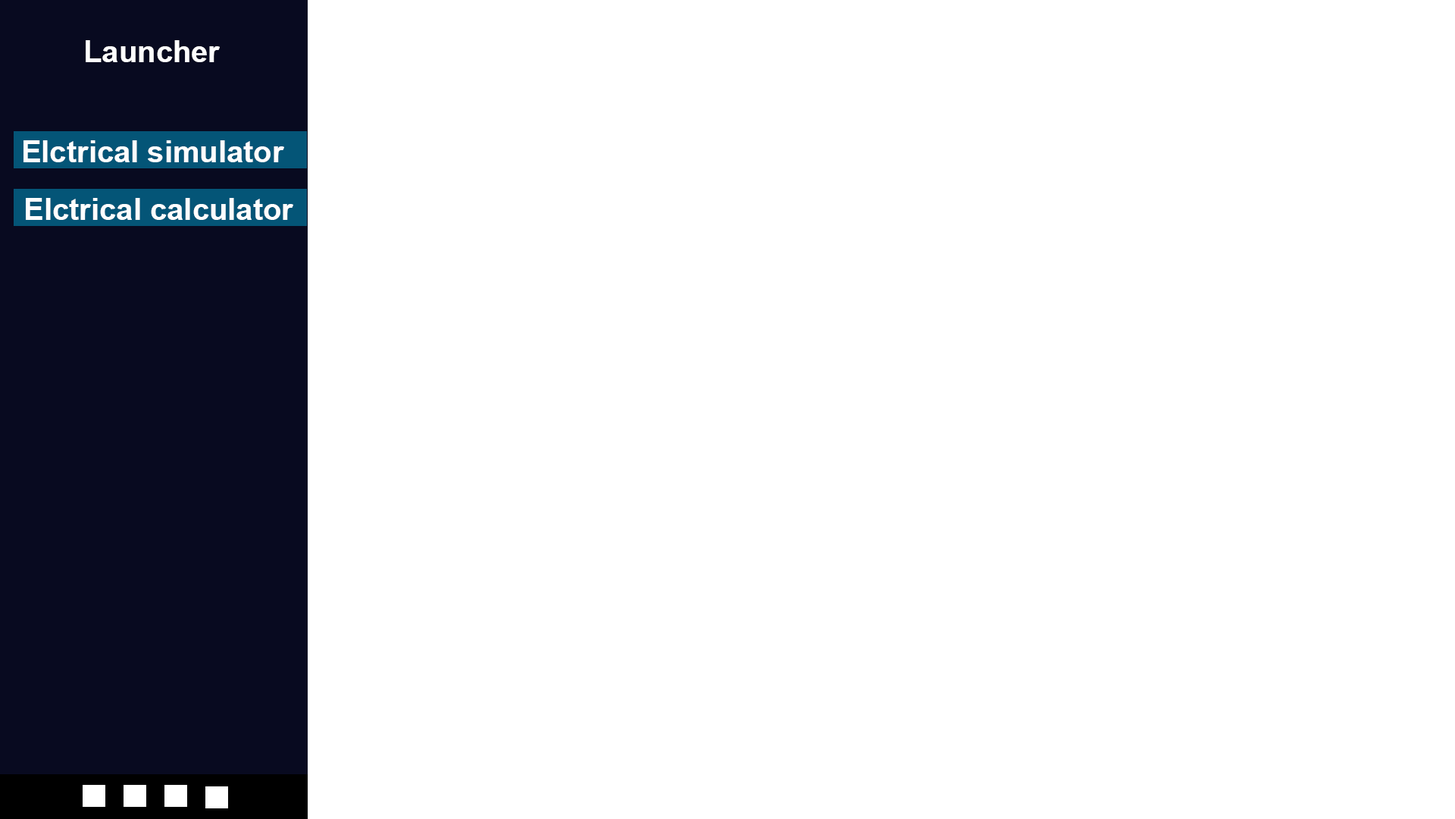
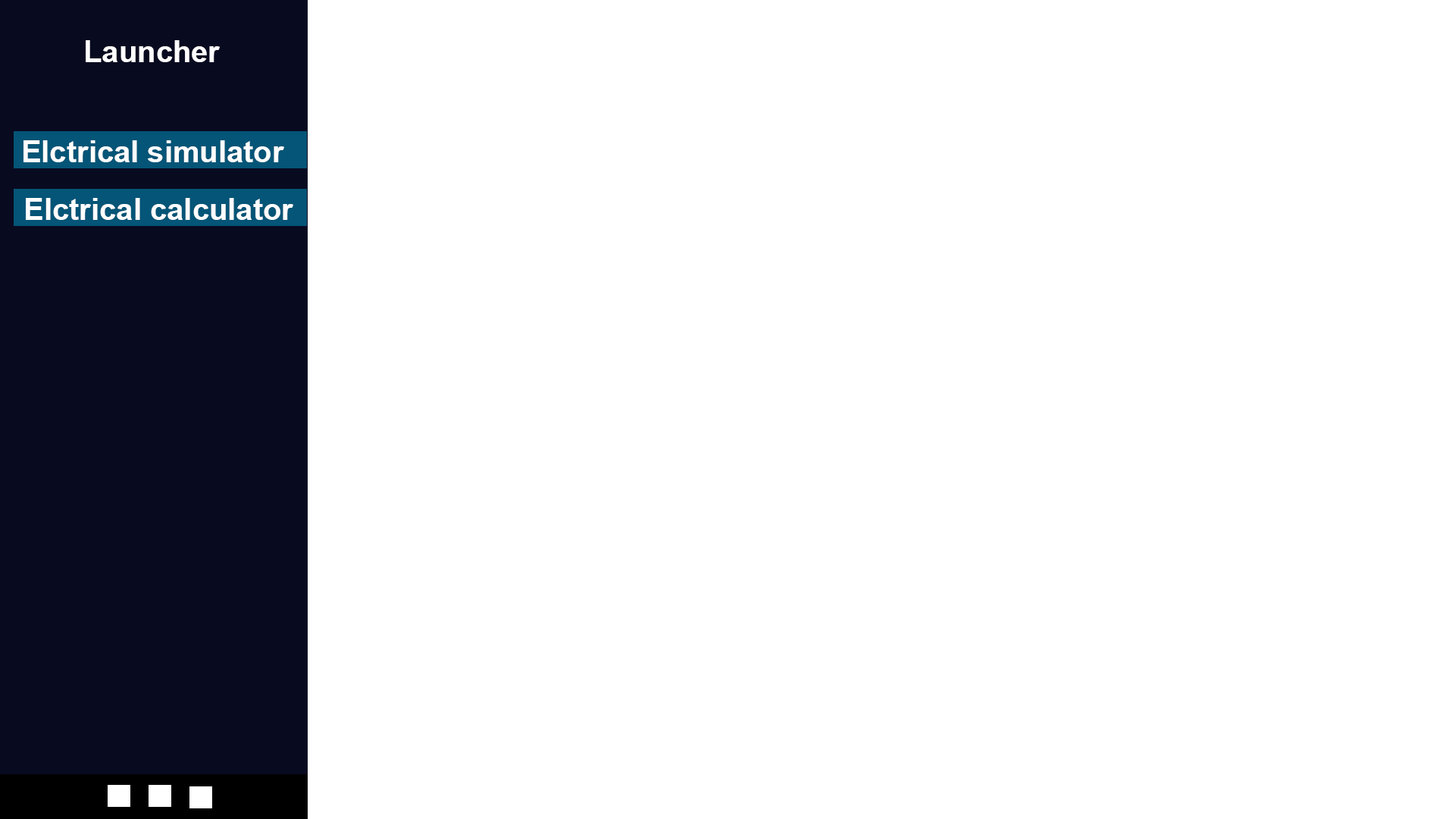
Comparing the layer stacks of the two 1455 x 819 images. Changes:
painted on "Прямоугольник 5 копия 3" over [189, 786, 229, 809]
painted on "Прямоугольник 5 копия 2" over [148, 784, 188, 807]
painted on "Прямоугольник 5 копия" over [107, 784, 147, 807]
removed layer "Прямоугольник 5" from group "socal" over [82, 784, 106, 807]
